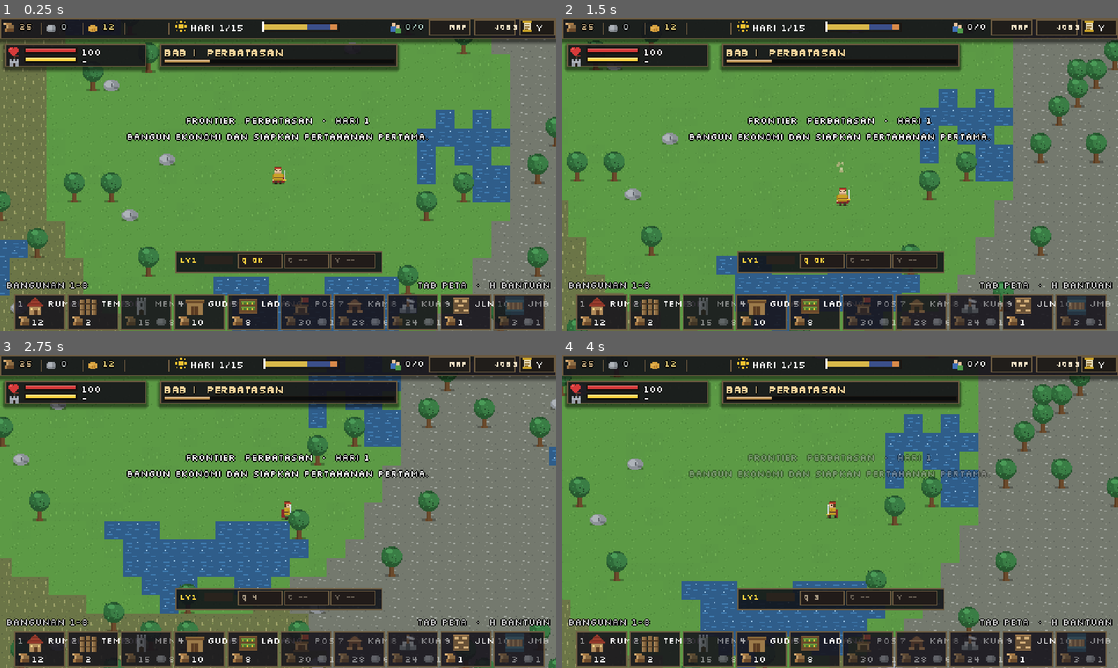
Above: before the commit, frames 1-4 (two rows, left to right).
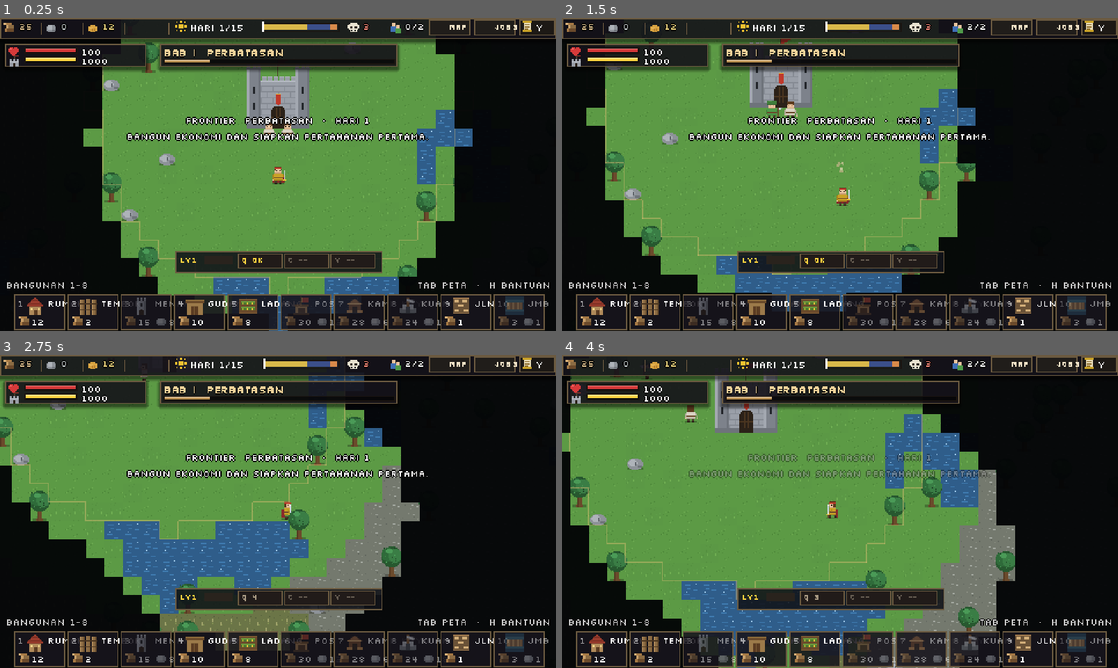
Above: after the commit, the same moments.

Repository: shimleabyte/hold-the-keep
Game: Godot game, scene res://scenes/main.tscn
Same seed, same stepped clock (60 frames per second), same inputs: the game is played once before the commit and once after it.
Inputs (mouse positions are in pixels of both pictures, inside the frame that each line leads up to):
- Up to frame 1 (0.25 s): no input
- Up to frame 2 (1.5 s): tap Enter at 0.5 s; move the mouse to (962, 158) at 0.52 s; hold D (move_right) 0.53-1.28 s; tap C (ability_cleave) at 0.6 s; click (962, 158) at 0.67 s; tap Space at 0.77 s; move the mouse to (728, 190) at 1.27 s; hold S (move_down) from 1.28 s (still down); tap Q (ability_dash) at 1.35 s
- Up to frame 3 (2.75 s): tap Space at 1.52 s; move the mouse to (333, 442) at 2.02 s; release S (move_down) at 2.03 s; hold D (move_right) from 2.03 s (still down); tap V (ability_rally) at 2.1 s
- Up to frame 4 (4 s): move the mouse to (812, 574) at 2.77 s; release D (move_right) at 2.78 s; hold W (move_up) 2.78-3.53 s; tap F (attack) at 2.85 s; click (812, 574) at 2.92 s; tap Space at 3.02, 3.77 s; move the mouse to (1006, 558) at 3.52 s; hold A (move_left) from 3.53 s (still down); hold E (interact) from 3.53 s (still down)

The runs differ from the first frame. In frame 1, 34% of the frame differs, in the area x 0-100%, y 1-100%; in frame 2, 35%; in frame 3, 33%; in frame 4, 26%.
Error before the commit: Parse Error: Identifier "world" not declared in the current scope. (res://scripts/autoload/save_system.gd:500)

Commit message:
Fix faction raid save validation profile scope

Diff:
--- a/scripts/autoload/save_system.gd
+++ b/scripts/autoload/save_system.gd
@@ -497,7 +497,7 @@
             if not raid_target_exists:
                 return false
         if bool(enemy.get("faction_raid", false)):
-            if String(world.get("profile", "")) != "frontier":
+            if String(campaign_world_data.get("profile", "")) != "frontier":
                 return false
             if not bool(enemy.get("garrison", false)) or not (enemy.get("raid_target", null) is Dictionary):
                 return false
